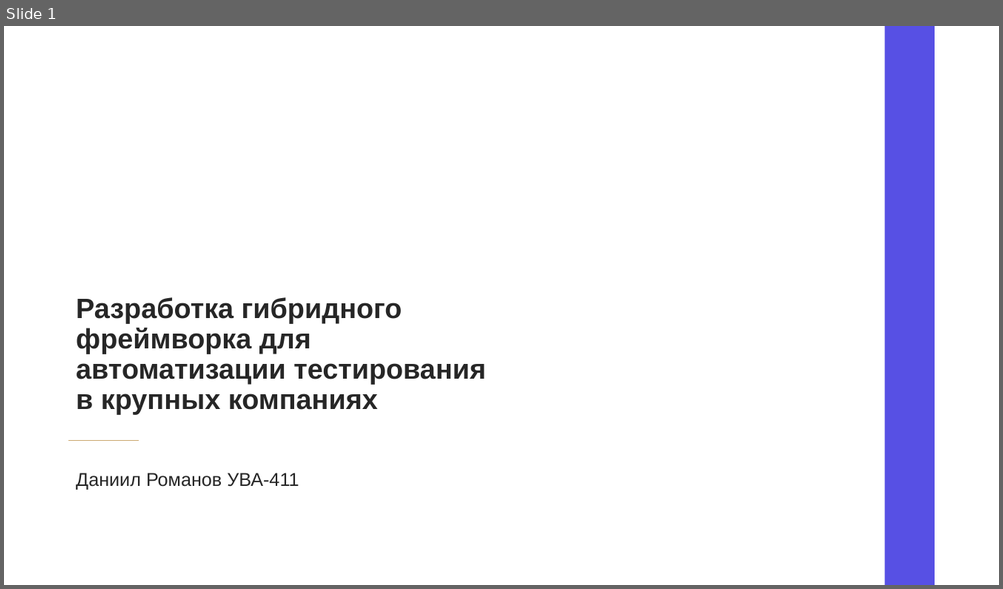
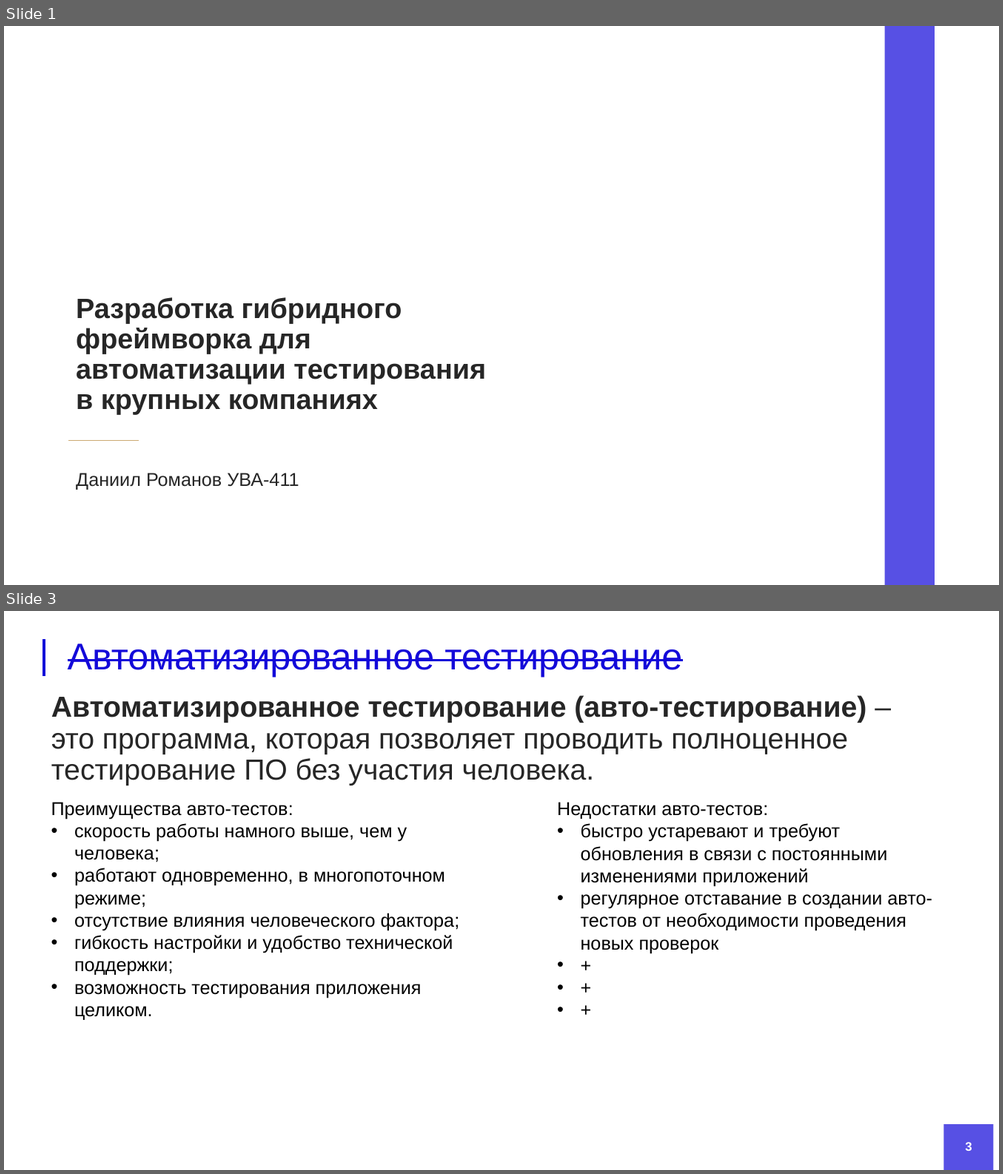
Before and after one commit to DanielRomanoff/practice, a slide deck: презентация.pptx. Shown one above the other, each under a label of ours: slide 1 before the commit, slides 1 and 3 after it; the slides between them are not shown. The pictures are 1003x589 and 1003x1174 pixels, drawn with LibreOffice and Linux fonts; fonts in the diff are those of the drawing; background and template pictures are left out. Boxes give left, top, right and bottom in pixels: in the first picture for what was removed or moved away, otherwise in the second. Text is boxed around its words. In the diff, an @@ line names an element or a change of style, - is before the commit and + after.

```diff
--- a/презентация.pptx
+++ b/презентация.pptx
@@ slide 3 added at box(4, 611, 999, 1170), background #FFFFFF @@
@@ line added from (43, 639) to (43, 677), #1309D9 3 pt @@
@@ title added at box(68, 644, 682, 677), 36 pt, text #1309D9, strikethrough @@
+Автоматизированное тестирование
@@ text added at box(51, 695, 866, 786), 28 pt, text #262626 @@
+Автоматизированное тестирование (авто-тестирование) – это программа, которая позволяет проводить полноценное тестирование ПО без участия человека.
@@ text added at box(51, 802, 460, 1020), 18 pt, text #000000 @@
+Преимущества авто-тестов:
+• скорость работы намного выше, чем у человека;
+• работают одновременно, в многопоточном режиме;
+• отсутствие влияния человеческого фактора;
+• гибкость настройки и удобство технической поддержки;
+• возможность тестирования приложения целиком.
@@ text added at box(557, 802, 932, 954), 18 pt, text #000000 @@
+Недостатки авто-тестов:
+• быстро устаревают и требуют обновления в связи с постоянными изменениями приложений
+• регулярное отставание в создании авто-тестов от необходимости проведения новых проверок
+• +
+• +
+• +
@@ rectangle added at box(943, 1125, 993, 1170), fill #1309D9 at 71% opacity @@
@@ page number added at box(965, 1142, 971, 1151), 12 pt, text #FFFFFF, bold @@
+3
```
Also in this commit, not shown: 4 slides changed, 3 other slides added, 5 slides removed, 2 other files.
